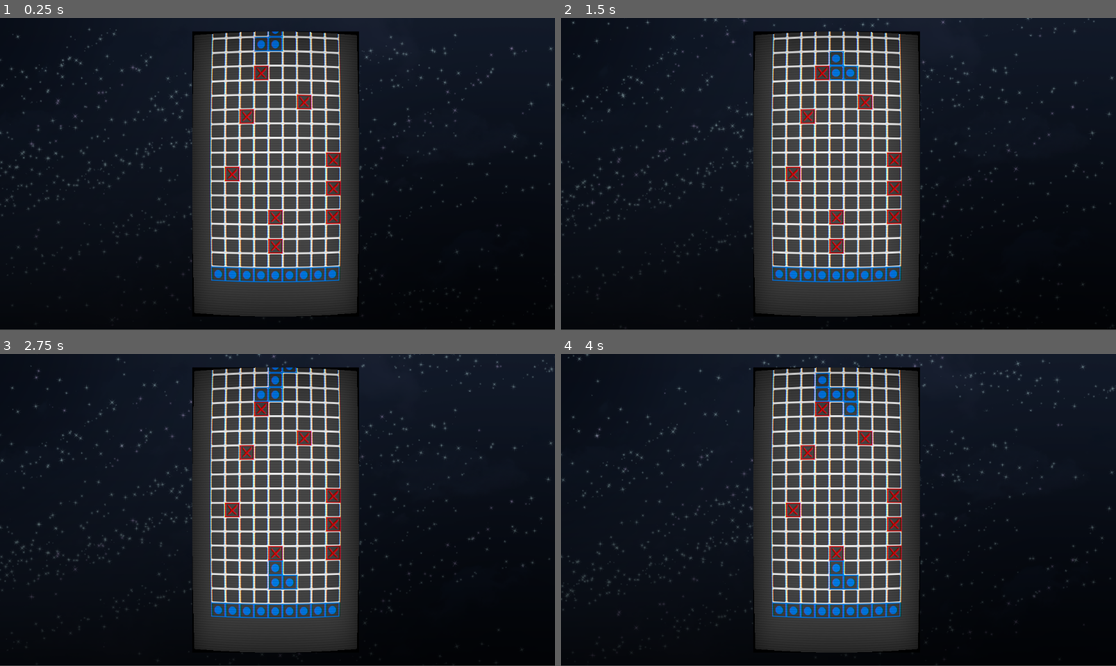
Above: before the commit, frames 1-4 (two rows, left to right).
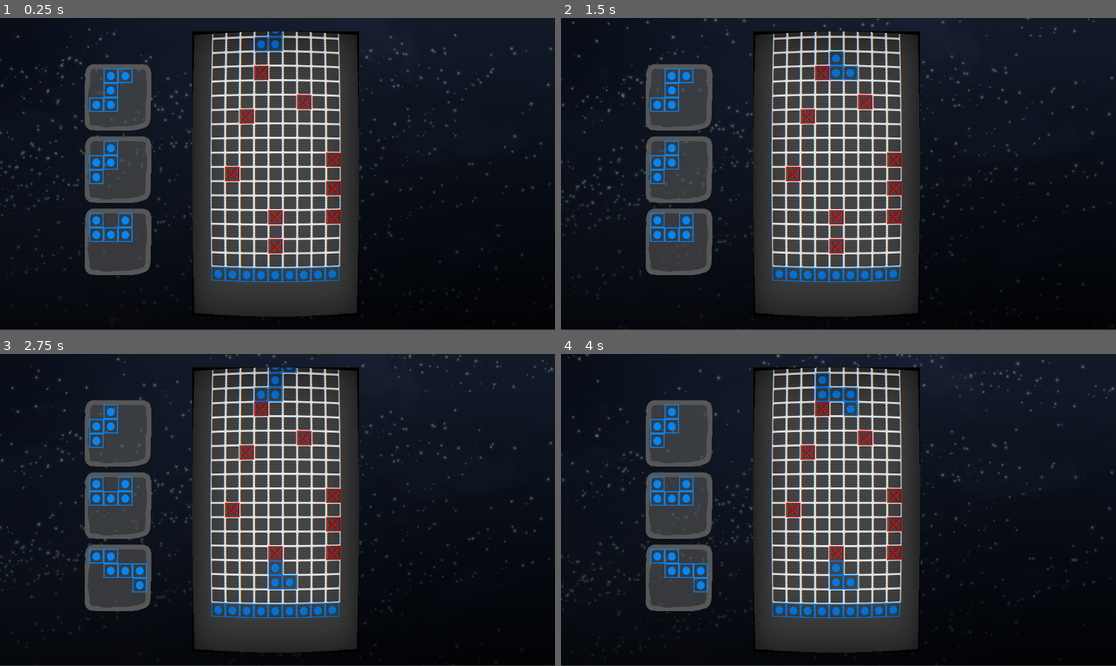
Above: after the commit, the same moments.

Repository: TheDartFrog/SpaceshipBlocksNavGame
Game: Godot game, scene res://scenes/main_game_scene.tscn
Two runs of this game, one before a commit and one after it. Both use one fixed random seed, a clock stepped at 60 frames per second and the inputs below. This scene is started directly instead of the project's main scene. The engine's default icon, where the game draws it, is replaced by a stand-in: a white triangle on a blue panel in a dark square.
Inputs:
- Up to frame 1 (0.25 s): no input
- Up to frame 2 (1.5 s): hold E (rotate_right) 0.53-1.28 s; tap A (left_click) at 0.6 s; hold Space (block_down) from 1.28 s (still down); tap D (right_click) at 1.35 s
- Up to frame 3 (2.75 s): release Space (block_down) at 2.03 s; hold E (rotate_right) from 2.03 s (still down); tap A (left_click) at 2.1 s
- Up to frame 4 (4 s): tap D (right_click) at 2.85 s; release E (rotate_right) at 3.53 s; hold Q (rotate_left) from 3.53 s (still down); tap A (left_click) at 3.6 s

The runs differ from the first frame. In frame 1, 7.4% of the frame differs, in the area x 15-28%, y 14-83%; in frame 2, 7.4%; in frame 3, 7.4%; in frame 4, 7.4%.

Commit message:
upcoming blocks preview

Diff:
--- a/scenes/le_epic_mainmenu_UI.tscn
+++ b/scenes/le_epic_mainmenu_UI.tscn
@@ -1,4 +1,9 @@
-[gd_scene format=3 uid="uid://d0g7aslg0evrj"]
+[gd_scene load_steps=5 format=3 uid="uid://d0g7aslg0evrj"]
+
+[ext_resource type="Theme" uid="uid://duycps0nqtooh" path="res://themes/invisible_panels.tres" id="1_tf0n7"]
+[ext_resource type="Texture2D" uid="uid://4k80k3rtcguh" path="res://assets/placeholders/placeholder_logo.png" id="2_qx3s4"]
+[ext_resource type="Texture2D" uid="uid://clegddk5wdmpy" path="res://assets/placeholders/placeholder_start.png" id="3_l8qw3"]
+[ext_resource type="Texture2D" uid="uid://bmmpqj6dmwi44" path="res://assets/placeholders/placeholder_quit.png" id="4_ofdt7"]
 
 [node name="LeEpicMainmenuUi" type="Control"]
 layout_mode = 3
@@ -18,9 +23,101 @@
 
 [node name="HBoxContainer" type="HBoxContainer" parent="VBoxContainer"]
 layout_mode = 2
+size_flags_vertical = 3
 
-[node name="Panel" type="Panel" parent="VBoxContainer"]
+[node name="topSpacerLeft" type="Panel" parent="VBoxContainer/HBoxContainer"]
 layout_mode = 2
+size_flags_horizontal = 3
+theme = ExtResource("1_tf0n7")
+
+[node name="VBoxContainer" type="VBoxContainer" parent="VBoxContainer/HBoxContainer"]
+layout_mode = 2
+
+[node name="Panel" type="Panel" parent="VBoxContainer/HBoxContainer/VBoxContainer"]
+layout_mode = 2
+size_flags_horizontal = 3
+size_flags_vertical = 3
+theme = ExtResource("1_tf0n7")
+
+[node name="gameLogoName" type="TextureRect" parent="VBoxContainer/HBoxContainer/VBoxContainer"]
+layout_mode = 2
+size_flags_horizontal = 3
+texture = ExtResource("2_qx3s4")
+
+[node name="Panel2" type="Panel" parent="VBoxContainer/HBoxContainer/VBoxContainer"]
+layout_mode = 2
+size_flags_horizontal = 3
+size_flags_vertical = 3
+theme = ExtResource("1_tf0n7")
+
+[node name="topPanelMiddle" type="Panel" parent="VBoxContainer/HBoxContainer"]
+layout_mode = 2
+size_flags_horizontal = 3
+theme = ExtResource("1_tf0n7")
+
+[node name="topSpacerRight" type="Panel" parent="VBoxContainer/HBoxContainer"]
+layout_mode = 2
+size_flags_horizontal = 3
+theme = ExtResource("1_tf0n7")
+
+[node name="middleSpacer" type="Panel" parent="VBoxContainer"]
+layout_mode = 2
+size_flags_vertical = 3
+theme = ExtResource("1_tf0n7")
 
 [node name="HBoxContainer2" type="HBoxContainer" parent="VBoxContainer"]
 layout_mode = 2
+size_flags_vertical = 3
+
+[node name="bottomLeftSpacer" type="Panel" parent="VBoxContainer/HBoxContainer2"]
+layout_mode = 2
+size_flags_horizontal = 3
+theme = ExtResource("1_tf0n7")
+
+[node name="playButtonVBox" type="VBoxContainer" parent="VBoxContainer/HBoxContainer2"]
+layout_mode = 2
+size_flags_horizontal = 3
+
+[node name="playTopSpacer" type="Panel" parent="VBoxContainer/HBoxContainer2/playButtonVBox"]
+layout_mode = 2
+size_flags_vertical = 3
+theme = ExtResource("1_tf0n7")
+
+[node name="playButtonTexture" type="TextureRect" parent="VBoxContainer/HBoxContainer2/playButtonVBox"]
+layout_mode = 2
+size_flags_vertical = 3
+texture = ExtResource("3_l8qw3")
+
+[node name="playBottomSpacer" type="Panel" parent="VBoxContainer/HBoxContainer2/playButtonVBox"]
+layout_mode = 2
+size_flags_vertical = 3
+theme = ExtResource("1_tf0n7")
+
+[node name="bottomMidSpacer" type="Panel" parent="VBoxContainer/HBoxContainer2"]
+layout_mode = 2
+size_flags_horizontal = 3
+theme = ExtResource("1_tf0n7")
+
+[node name="quitButtonVBox" type="VBoxContainer" parent="VBoxContainer/HBoxContainer2"]
+layout_mode = 2
+size_flags_horizontal = 3
+
+[node name="quitTopSpacer" type="Panel" parent="VBoxContainer/HBoxContainer2/quitButtonVBox"]
+layout_mode = 2
+size_flags_vertical = 3
+theme = ExtResource("1_tf0n7")
+
+[node name="quitButtonTexture" type="TextureRect" parent="VBoxContainer/HBoxContainer2/quitButtonVBox"]
+layout_mode = 2
+size_flags_vertical = 3
+texture = ExtResource("4_ofdt7")
+
+[node name="quitBottomSpacer" type="Panel" parent="VBoxContainer/HBoxContainer2/quitButtonVBox"]
+layout_mode = 2
+size_flags_vertical = 3
+theme = ExtResource("1_tf0n7")
+
+[node name="bottomRightSpacer" type="Panel" parent="VBoxContainer/HBoxContainer2"]
+layout_mode = 2
+size_flags_horizontal = 3
+theme = ExtResource("1_tf0n7")
--- a/scenes/main_game_scene.tscn
+++ b/scenes/main_game_scene.tscn
@@ -1,10 +1,11 @@
-[gd_scene load_steps=16 format=3 uid="uid://d2xrfpdgrgn7l"]
+[gd_scene load_steps=17 format=3 uid="uid://bdapdcvxgfhep"]
 
 [ext_resource type="Script" uid="uid://d1qgjfx0rhhvj" path="res://scripts/main_game_handler.gd" id="1_qsd30"]
 [ext_resource type="Texture2D" uid="uid://dsb2ae4jssxl0" path="res://assets/parallax/background.png" id="2_4a4v8"]
 [ext_resource type="PackedScene" uid="uid://bdh8sl8pst1od" path="res://scenes/player_input_manager.tscn" id="2_cofsh"]
 [ext_resource type="Shader" uid="uid://s5iaftbk0r66" path="res://scripts/shaders/crt_shader.gdshader" id="2_qsd30"]
-[ext_resource type="Shader" uid="uid://b2oeot8foj3fl" path="res://scenes/parallax_shader.gdshader" id="3_d383n"]
+[ext_resource type="PackedScene" uid="uid://be7nsty3ph4il" path="res://scenes/upcoming_blocks.tscn" id="2_u2xxy"]
+[ext_resource type="Shader" path="res://scenes/parallax_shader.gdshader" id="3_d383n"]
 [ext_resource type="Texture2D" uid="uid://8j8tcges82qs" path="res://assets/parallax/stars_01.png" id="4_oa6bs"]
 [ext_resource type="Texture2D" uid="uid://52spdjaefy83" path="res://assets/parallax/stars_02.png" id="5_ef5fi"]
 [ext_resource type="Texture2D" uid="uid://4bmovpgs1kdx" path="res://assets/parallax/stars_03.png" id="6_i4o3e"]
@@ -93,6 +94,10 @@
 scale = Vector2(0.6, 0.6)
 texture = ExtResource("7_cofsh")
 
+[node name="UpcomingBlocks" parent="CanvasLayer" instance=ExtResource("2_u2xxy")]
+unique_name_in_owner = true
+position = Vector2(185, 105)
+
 [node name="MainViewContainer" type="SubViewportContainer" parent="CanvasLayer"]
 material = SubResource("ShaderMaterial_d383n")
 offset_left = 399.0
--- /dev/null
+++ b/scenes/upcoming_blocks.tscn
@@ -0,0 +1,34 @@
+[gd_scene load_steps=4 format=3 uid="uid://be7nsty3ph4il"]
+
+[ext_resource type="Script" uid="uid://dio1s4x7vrfxc" path="res://scripts/upcoming_blocks_display_manager.gd" id="1_7wfqi"]
+[ext_resource type="PackedScene" uid="uid://c5xlcohvnilps" path="res://scenes/blockTemplateScene.tscn" id="1_wdgro"]
+[ext_resource type="Texture2D" uid="uid://b4mgmvoip0o0b" path="res://assets/placeholders/upcoming_background_placeholder.png" id="4_664b0"]
+
+[node name="UpcomingBlocks" type="Node2D"]
+script = ExtResource("1_7wfqi")
+
+[node name="firstComingBlock" parent="." instance=ExtResource("1_wdgro")]
+
+[node name="Sprite2D" type="Sprite2D" parent="firstComingBlock"]
+z_index = -1
+position = Vector2(60, 60)
+scale = Vector2(0.27, 0.27)
+texture = ExtResource("4_664b0")
+
+[node name="secondComingBlock" parent="." instance=ExtResource("1_wdgro")]
+position = Vector2(0, 150)
+
+[node name="Sprite2D" type="Sprite2D" parent="secondComingBlock"]
+z_index = -1
+position = Vector2(60, 60)
+scale = Vector2(0.27, 0.27)
+texture = ExtResource("4_664b0")
+
+[node name="thirdComingBlock" parent="." instance=ExtResource("1_wdgro")]
+position = Vector2(0, 300)
+
+[node name="Sprite2D" type="Sprite2D" parent="thirdComingBlock"]
+z_index = -1
+position = Vector2(60, 60)
+scale = Vector2(0.27, 0.27)
+texture = ExtResource("4_664b0")
--- a/scripts/upcoming_block_manager_script.gd
+++ b/scripts/upcoming_block_manager_script.gd
@@ -7,6 +7,9 @@
 var nextThreeBlocks = [0, 0, 0]
 
 var current_block
+
+
+@onready var upcomingBlocksDisplay = %UpcomingBlocks
 
 # Called every frame. 'delta' is the elapsed time since the previous frame.
 func _ready() -> void:
@@ -55,19 +58,22 @@
 
 
 func spawnNextBlock(_old_block = null) -> Node2D:
-	print("Spawning next block...")
-
-	## TODO: czy tak to spawnować żeby działało na gridzie? xdd
-
+	#print("Spawning next block...")
 
 	var blockToAddInstance = blockTemplateScene.instantiate()
 	add_child(blockToAddInstance)
-	print(blockToAddInstance)
-	print(nextThreeBlocks)
+	#print(blockToAddInstance)
+	#print(nextThreeBlocks)
 	blockPatternInterpreter(nextThreeBlocks.pop_front(), blockToAddInstance.tilemap)
 	nextThreeBlocks.append(selectOneBlock())
-	print(nextThreeBlocks)
+	#print(nextThreeBlocks)
+
 	#add_child(blockToAddInstance)
 	current_block = blockToAddInstance
 	current_block.position = Vector2(15,-255)
+
+
+
+	upcomingBlocksDisplay.updateUpcomingBlockPreview(nextThreeBlocks)
+
 	return blockToAddInstance
--- /dev/null
+++ b/scripts/upcoming_blocks_display_manager.gd
@@ -0,0 +1,36 @@
+extends Node
+
+@onready var firstPreview = $firstComingBlock
+@onready var secondPreview = $secondComingBlock
+@onready var thirdPreview = $thirdComingBlock
+
+
+
+# Called when the node enters the scene tree for the first time.
+func _ready() -> void:
+	pass # Replace with function body.
+
+
+
+
+func updateUpcomingBlockPreview(threeUpcomingBlocks):
+	print("Updating upcoming block previews...")
+
+	spaghetti(threeUpcomingBlocks[0], firstPreview)
+	spaghetti(threeUpcomingBlocks[1], secondPreview)
+	spaghetti(threeUpcomingBlocks[2], thirdPreview)
+
+
+func spaghetti(blockPatternToInterpret, objectToUpdate):
+	for i in 4:
+		#print(i)
+		for j in 4:
+			#print(Global.blockDictionary[blockPatternToInterpret][i][j])
+			var tilePos = Vector2i(i, j)
+			if Global.blockDictionary[blockPatternToInterpret][i][j] > 0:
+				#print(tilePos)
+				#print(Global.blockDictionary[blockPatternToInterpret][i][j]-1)
+				#print("\n")
+				objectToUpdate.set_cell(tilePos, Global.blockDictionary[blockPatternToInterpret][i][j]-1, Vector2i(0, 0) )
+			elif Global.blockDictionary[blockPatternToInterpret][i][j] == 0:
+				objectToUpdate.set_cell(tilePos, -1, Vector2i(0, 0) )
--- /dev/null
+++ b/themes/invisible_panels.tres
@@ -0,0 +1,6 @@
+[gd_resource type="Theme" load_steps=2 format=3 uid="uid://duycps0nqtooh"]
+
+[sub_resource type="StyleBoxEmpty" id="StyleBoxEmpty_0756g"]
+
+[resource]
+Panel/styles/panel = SubResource("StyleBoxEmpty_0756g")
Binary file added: assets/placeholders/placeholder_logo.png
Not shown, added: assets/placeholders/placeholder_logo.png.import
Binary file added: assets/placeholders/placeholder_quit.png
Not shown, added: assets/placeholders/placeholder_quit.png.import
Binary file added: assets/placeholders/placeholder_start.png
Not shown, added: assets/placeholders/placeholder_start.png.import
Binary file added: assets/placeholders/upcoming_background_placeholder.png
Not shown, added: assets/placeholders/upcoming_background_placeholder.png.import
Not shown, added: scripts/upcoming_blocks_display_manager.gd.uid
Not shown, added: assets/placeholders/placeholder_logo.kra
